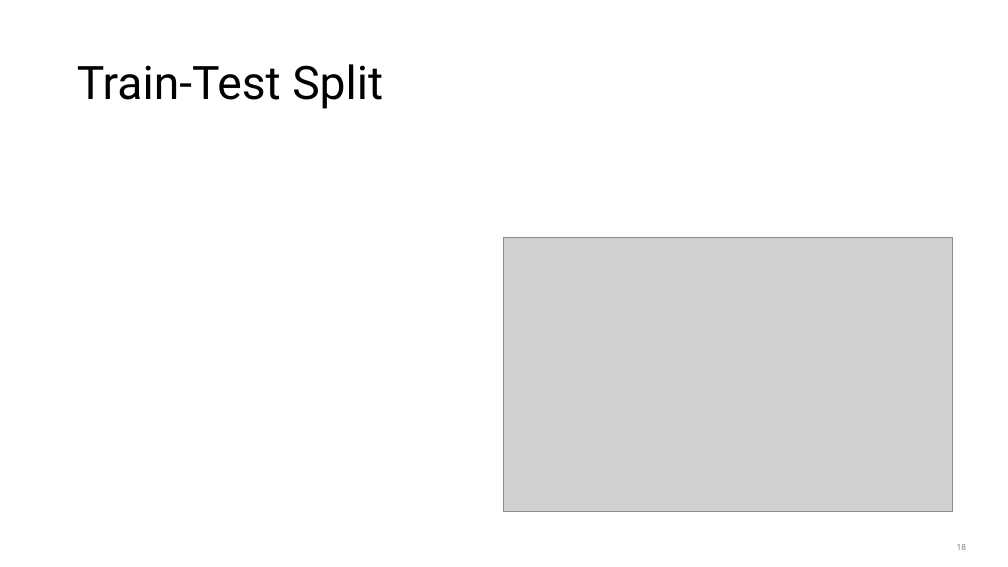
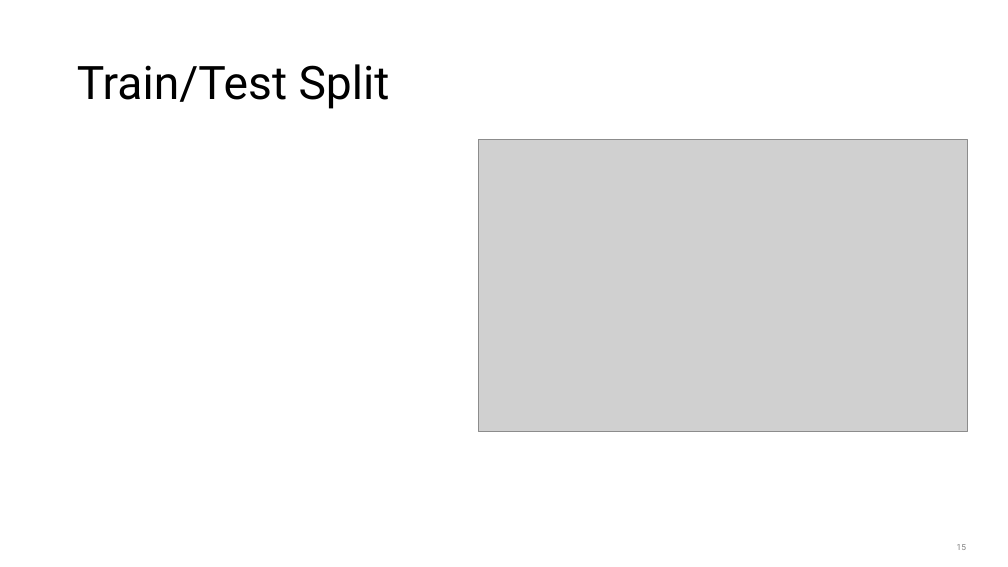
Before and after one commit to shashankvmaiya/Bike-Sharing-Demand-Prediction, a slide deck: slide 15 of Reports/Final_Presentation.pptx (slide 18 before the commit). Drawn at 1008x567 pixels with LibreOffice and Linux fonts; fonts in the diff are those of the drawing; grey boxes stand for pictures. Boxes give left, top, right and bottom in pixels: in the first picture for what was removed or moved away, otherwise in the second. Text is boxed around its words. In the diff, an @@ line names an element or a change of style, - is before the commit and + after.

```diff
--- a/Reports/Final_Presentation.pptx
+++ b/Reports/Final_Presentation.pptx
@@ title at (x1=77, y1=64, x2=390, y2=109): text changed @@
-Train-Test Split
+Train/Test Split
@@ picture added at (x1=478, y1=140, x2=967, y2=432) @@
@@ picture removed at (x1=504, y1=238, x2=953, y2=512) @@
```
Also in this commit, not shown: 3 other slides changed, 2 slides added, 2 slides removed, 5 other files.
